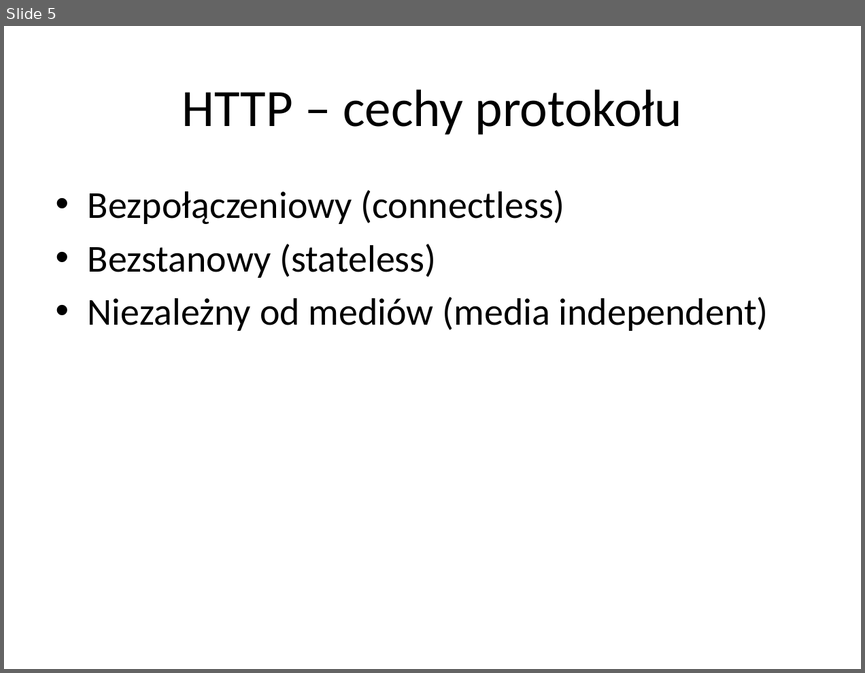
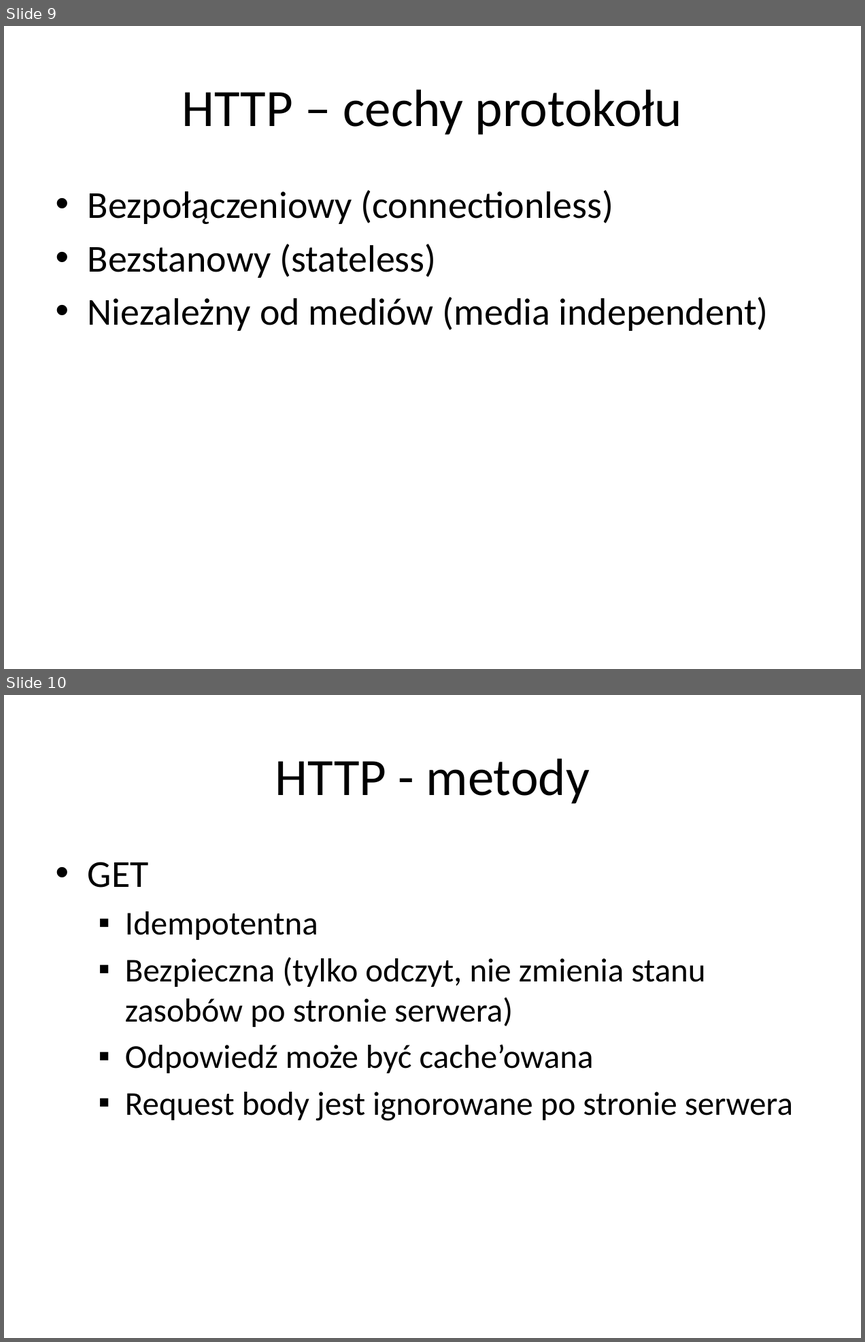
Before and after one commit to rybeek84/microservices-part1, a slide deck: monolit/documentation/microservices lectures/HTTP + REST.pptx. Shown one above the other, each under a label of ours: slide 5 before the commit, slides 9 and 10 after it. The pictures are 865x673 and 865x1342 pixels, drawn with LibreOffice and Linux fonts; fonts in the diff are those of the drawing. Boxes give left, top, right and bottom in pixels: in the first picture for what was removed or moved away, otherwise in the second. Text is boxed around its words. In the diff, an @@ line names an element or a change of style, - is before the commit and + after.

```diff
--- a/monolit/documentation/microservices lectures/HTTP + REST.pptx
+++ b/monolit/documentation/microservices lectures/HTTP + REST.pptx
@@ slide 10 added at (4,695,861,1338), background #FFFFFF @@
@@ title added at (275,758,589,804), 44 pt, text #000000 @@
+HTTP - metody
@@ text added at (88,862,793,1121), 28 pt, text #000000 @@
+• GET
+  ▪ Idempotentna
+  ▪ Bezpieczna (tylko odczyt, nie zmienia stanu zasobów po stronie serwera)
+  ▪ Odpowiedź może być cache’owana
+  ▪ Request body jest ignorowane po stronie serwera
@@ what was slide 5 is now slide 9 @@
@@ slide 9 changed as well @@
@@ text at (88,190,614,224): text changed @@
-• Bezpołączeniowy (connectless)
+• Bezpołączeniowy (connectionless)
```
Also in this commit, not shown: 8 other slides changed, 14 other slides added, 1 slide removed.
